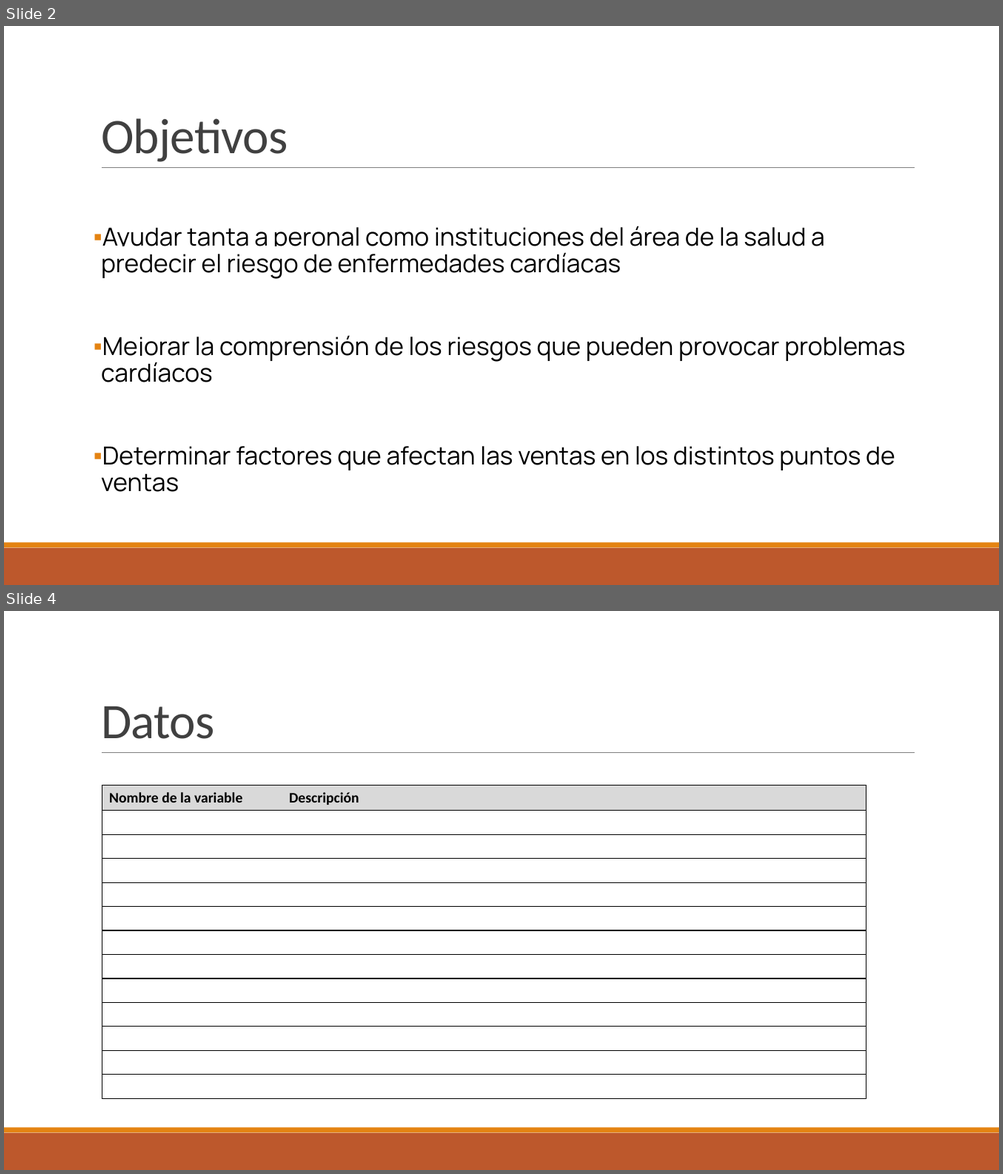
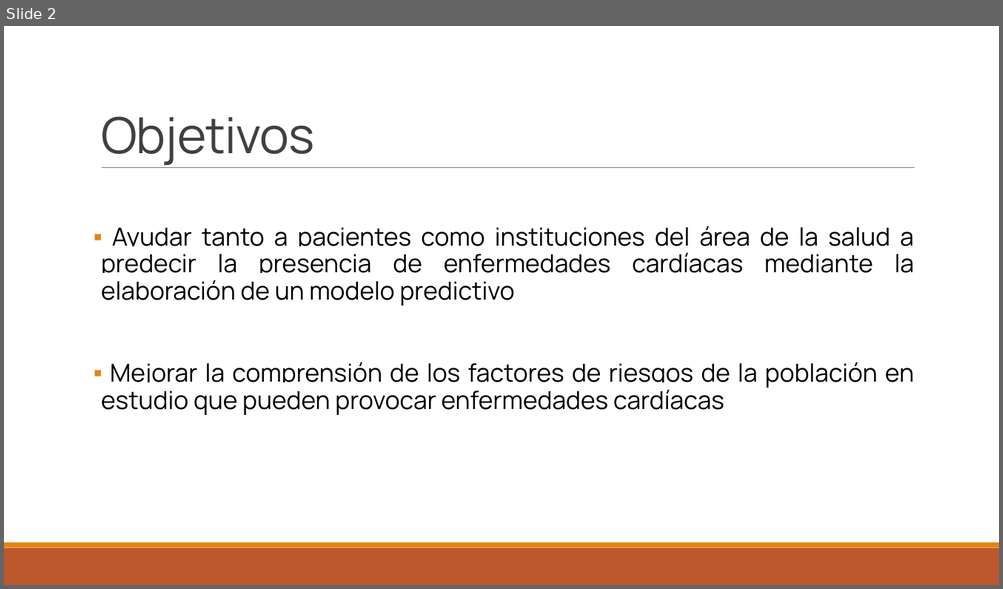
Before and after one commit to sordenesf/Heart-Disease, a slide deck: Presentación Indicators of Heart Diseases.pptx. Shown one above the other, each under a label of ours: slides 2 and 4 before the commit, slide 2 after it; the slides between them are not shown. The pictures are 1003x1174 and 1003x589 pixels, drawn with LibreOffice and Linux fonts; fonts in the diff are those of the drawing. Boxes give left, top, right and bottom in pixels: in the first picture for what was removed or moved away, otherwise in the second. Text is boxed around its words. In the diff, an @@ line names an element or a change of style, - is before the commit and + after.

```diff
--- a/Presentación Indicators of Heart Diseases.pptx
+++ b/Presentación Indicators of Heart Diseases.pptx
@@ slide 4 removed at box(4, 611, 999, 1170), background #FFFFFF; not listed: 3 template elements that a slide beside it also shows @@
@@ title removed at box(101, 706, 215, 739) @@
-Datos
@@ table removed at box(102, 786, 867, 1099), 13 rows, 2 columns @@
-Nombre de la variable | Descripción
- | 
- | 
- | 
- | 
- | 
- | 
- | 
- | 
- | 
- | 
- | 
- | 
@@ slide 2 changed as well @@
@@ title "Objetivos" at box(101, 116, 315, 165): font Calibri to Manrope @@
@@ text at box(101, 226, 913, 415): text changed @@
-▪ Ayudar tanta a peronal como instituciones del área de la salud a predecir el riesgo de enfermedades cardíacas
-▪ Mejorar la comprensión de los riesgos que pueden provocar problemas cardíacos
-▪ Determinar factores que afectan las ventas en los distintos puntos de ventas
+▪ Ayudar tanto a pacientes como instituciones del área de la salud a predecir la presencia de enfermedades cardíacas mediante la elaboración de un modelo predictivo
+▪ Mejorar la comprensión de los factores de riesgos de la población en estudio que pueden provocar enfermedades cardíacas
```
Also in this commit, not shown: 4 other slides changed, 22 slides added, 3 other slides removed.
